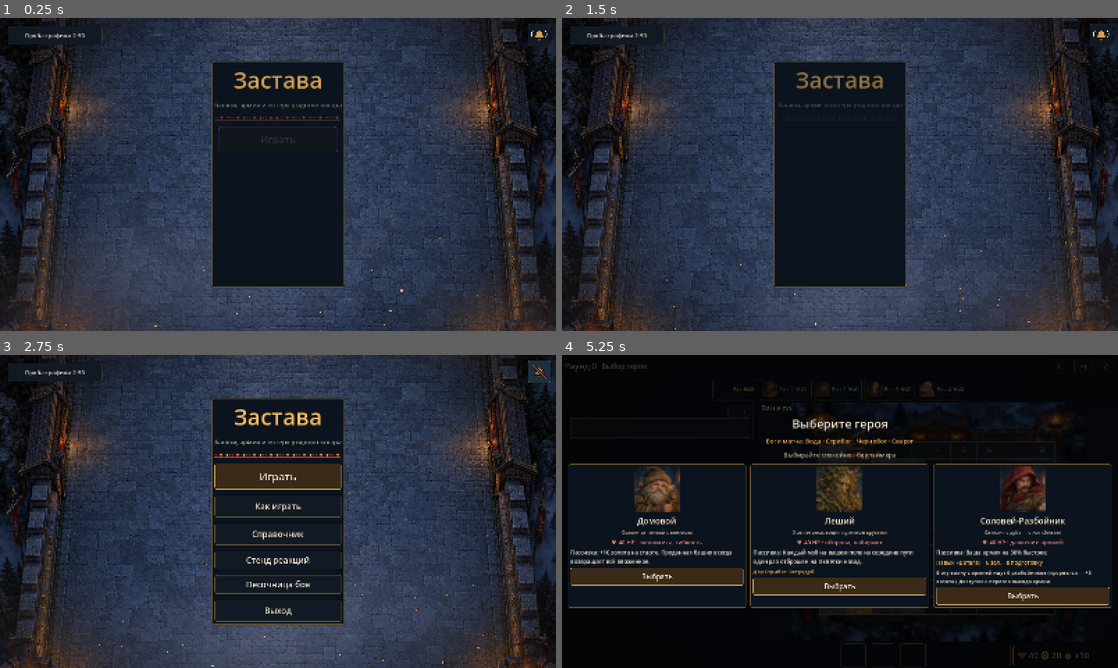
Above: before the commit, frames 1-4 (two rows, left to right).
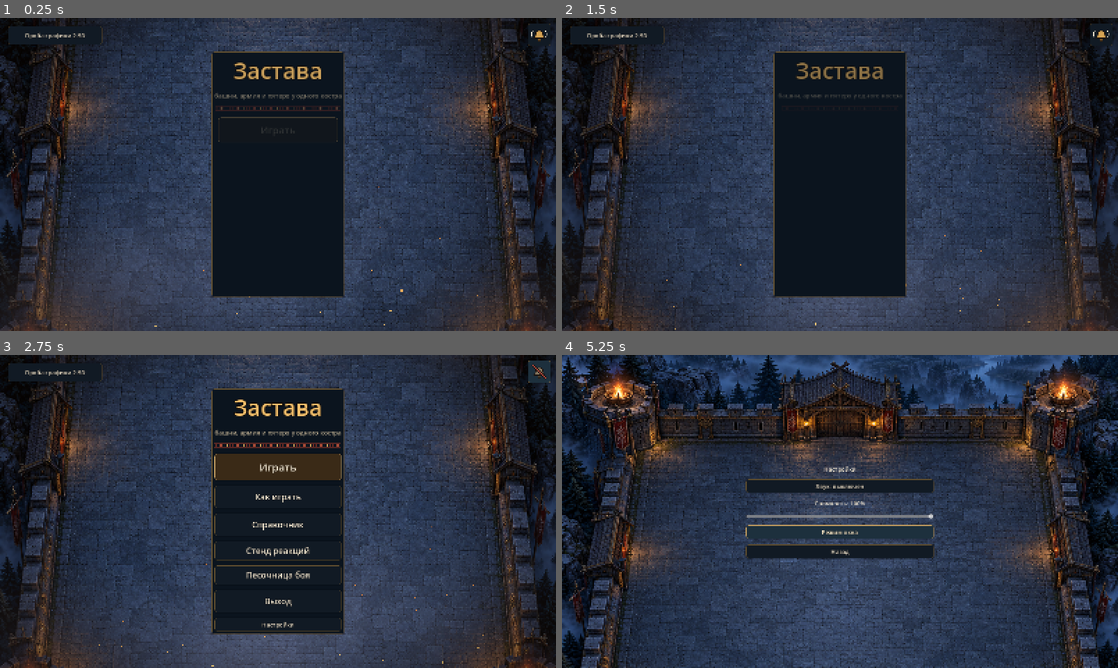
Above: after the commit, the same moments.

Repository: mewin1/godot-game
Game: Godot game, scene res://scenes/main_menu.tscn
Two runs of this game, one before a commit and one after it. Both use one fixed random seed, a clock stepped at 60 frames per second and the inputs below.
Inputs (mouse positions are in pixels of both pictures, inside the frame that each line leads up to):
- Up to frame 1 (0.25 s): no input
- Up to frame 2 (1.5 s): click "Справочник" at 0.5 s; click "Назад" at 1.25 s
- Up to frame 3 (2.75 s): click (539, 370) at 2 s
- Up to frame 4 (5.25 s): click (840, 624) at 2.75 s, where only the run after the commit has a clickable "Настройки"; click (840, 486) at 3.5 s, where only the run after the commit has a clickable "Звук: выключен"; click (840, 486) at 4.25 s, where only the run after the commit has a clickable "Звук: включён"; click (840, 533) at 5 s, where only the run after the commit has a clickable "Полный экран"

The runs differ from the first frame. In frame 1, 3.1% of the frame differs, in the area x 38-62%, y 10-90%; in frame 2, 2.5%; in frame 3, 6.4%; in frame 4, 83%, in the area x 0-100%, y 0-100%.

Commit message:
Настройки: громкость эффектов, переключение окна, экран настроек

Diff:
--- /dev/null
+++ b/scenes/settings.tscn
@@ -0,0 +1,12 @@
+[gd_scene load_steps=2 format=3]
+
+[ext_resource type="Script" path="res://src/ui/settings.gd" id="1_settings"]
+
+[node name="Settings" type="Control"]
+layout_mode = 3
+anchors_preset = 15
+anchor_right = 1.0
+anchor_bottom = 1.0
+grow_horizontal = 2
+grow_vertical = 2
+script = ExtResource("1_settings")
--- a/src/ui/main_menu.gd
+++ b/src/ui/main_menu.gd
@@ -31,6 +31,11 @@
 	_sandbox_button.pressed.connect(_on_sandbox_pressed)
 	_quit_button.pressed.connect(_on_quit_button_pressed)
 	_sound_button.pressed.connect(_on_sound_button_pressed)
+	var settings_button: Button = Button.new()
+	settings_button.text = "Настройки"
+	settings_button.pressed.connect(_on_settings_pressed)
+	_menu.add_child(settings_button)
+	UiFx.add_press_feedback(settings_button)
 	for button: Button in [_play_button, _how_to_button, _heroes_button, _lab_button, _quit_button,
 			_sound_button]:
 		UiFx.add_press_feedback(button)
@@ -84,6 +89,11 @@
 	_sound_bank.play(&"click")
 
 
+func _on_settings_pressed() -> void:
+	_sound_bank.play(&"click")
+	ScenePaths.go_to(get_tree(), ScenePaths.SETTINGS)
+
+
 func _on_lab_pressed() -> void:
 	ScenePaths.go_to(get_tree(), ScenePaths.REACTION_LAB)
 
--- a/src/ui/scene_paths.gd
+++ b/src/ui/scene_paths.gd
@@ -9,6 +9,7 @@
 const COMBAT_SANDBOX: String = "res://scenes/combat_sandbox.tscn"
 const HEROES: String = "res://scenes/heroes_gallery.tscn"
 const VISUAL_SLICE: String = "res://scenes/visual_slice.tscn"
+const SETTINGS: String = "res://scenes/settings.tscn"
 
 
 ## Переход на другую сцену с проверкой ошибки.
--- a/src/ui/screen_fit.gd
+++ b/src/ui/screen_fit.gd
@@ -11,3 +11,11 @@
 	var target: Vector2i = PORTRAIT if window.size.y > window.size.x else LANDSCAPE
 	if window.content_scale_size != target:
 		window.content_scale_size = target
+
+
+static func is_fullscreen(window: Window) -> bool:
+	return window.mode == Window.MODE_FULLSCREEN
+
+
+static func set_fullscreen(window: Window, enabled: bool) -> void:
+	window.mode = Window.MODE_FULLSCREEN if enabled else Window.MODE_WINDOWED
--- /dev/null
+++ b/src/ui/settings.gd
@@ -0,0 +1,99 @@
+extends Control
+## Экран настроек: звук, громкость, полноэкранный режим. Раскладка строится кодом,
+## чтобы не зависеть от правок сцены в редакторе.
+
+var _sound_bank: SoundBank
+var _sound_button: Button
+var _volume_label: Label
+var _fullscreen_button: Button
+
+
+func _ready() -> void:
+	ScreenFit.apply(get_window())
+	theme = DuskTheme.create()
+	_sound_bank = SoundBank.new()
+	add_child(_sound_bank)
+	_build_ui()
+
+
+func _notification(what: int) -> void:
+	if what == NOTIFICATION_RESIZED and is_inside_tree():
+		ScreenFit.apply(get_window())
+
+
+func _build_ui() -> void:
+	var background: TextureRect = TextureRect.new()
+	background.texture = CourtyardPainter.ENVIRONMENT
+	background.set_anchors_preset(Control.PRESET_FULL_RECT)
+	add_child(background)
+
+	var center: CenterContainer = CenterContainer.new()
+	center.set_anchors_preset(Control.PRESET_FULL_RECT)
+	add_child(center)
+
+	var box: VBoxContainer = VBoxContainer.new()
+	box.custom_minimum_size = Vector2(540, 0)
+	box.add_theme_constant_override("separation", 18)
+	center.add_child(box)
+
+	var title: Label = Label.new()
+	title.text = "Настройки"
+	title.horizontal_alignment = HORIZONTAL_ALIGNMENT_CENTER
+	box.add_child(title)
+
+	_sound_button = Button.new()
+	_sound_button.pressed.connect(_toggle_sound)
+	box.add_child(_sound_button)
+
+	_volume_label = Label.new()
+	_volume_label.horizontal_alignment = HORIZONTAL_ALIGNMENT_CENTER
+	box.add_child(_volume_label)
+
+	var slider: HSlider = HSlider.new()
+	slider.min_value = 0.0
+	slider.max_value = 100.0
+	slider.step = 1.0
+	slider.value = SoundBank.get_volume()
+	slider.value_changed.connect(_on_volume_changed)
+	box.add_child(slider)
+
+	_fullscreen_button = Button.new()
+	_fullscreen_button.pressed.connect(_toggle_fullscreen)
+	box.add_child(_fullscreen_button)
+
+	var back: Button = Button.new()
+	back.text = "Назад"
+	back.pressed.connect(_go_back)
+	box.add_child(back)
+
+	_refresh_labels()
+	for button: Button in [_sound_button, _fullscreen_button, back]:
+		UiFx.add_press_feedback(button)
+
+
+func _toggle_sound() -> void:
+	SoundBank.set_muted(not SoundBank.is_muted())
+	_refresh_labels()
+	_sound_bank.play(&"click")
+
+
+func _on_volume_changed(value: float) -> void:
+	SoundBank.set_volume(int(value))
+	_refresh_labels()
+
+
+func _toggle_fullscreen() -> void:
+	ScreenFit.set_fullscreen(get_window(), not ScreenFit.is_fullscreen(get_window()))
+	_refresh_labels()
+
+
+func _go_back() -> void:
+	_sound_bank.play(&"click")
+	ScenePaths.go_to(get_tree(), ScenePaths.MAIN_MENU)
+
+
+func _refresh_labels() -> void:
+	_sound_button.text = "Звук: выключен" if SoundBank.is_muted() else "Звук: включён"
+	_volume_label.text = "Громкость: %d%%" % SoundBank.get_volume()
+	_fullscreen_button.text = "Режим окна" if ScreenFit.is_fullscreen(get_window()) \
+			else "Полный экран"
--- a/src/view/sound_bank.gd
+++ b/src/view/sound_bank.gd
@@ -12,6 +12,8 @@
 const VOLUME_DB: float = -8.0
 
 static var _is_muted: bool = false
+## Общая громкость эффектов в процентах (0–100), сохраняется вместе с mute.
+static var _volume_percent: int = 100
 static var _is_settings_loaded: bool = false
 ## Звуки генерируются один раз за запуск игры (~50 мс) и дальше общие для всех сцен.
 static var _streams: Dictionary[StringName, AudioStreamWAV] = {}
@@ -36,6 +38,20 @@
 	settings.set_value("audio", "muted", muted)
 	if settings.save(SETTINGS_PATH) != OK:
 		push_warning("Не удалось сохранить настройки звука")
+
+
+static func get_volume() -> int:
+	_load_settings()
+	return _volume_percent
+
+
+static func set_volume(percent: int) -> void:
+	_volume_percent = clampi(percent, 0, 100)
+	var settings: ConfigFile = ConfigFile.new()
+	settings.load(SETTINGS_PATH)
+	settings.set_value("audio", "volume", _volume_percent)
+	if settings.save(SETTINGS_PATH) != OK:
+		push_warning("Не удалось сохранить громкость")
 
 
 func _ready() -> void:
@@ -54,7 +70,7 @@
 
 ## Играет звук по id, если звук включён и этот звук не звучал только что.
 func play(sound_id: StringName, pitch_spread: float = 0.06) -> void:
-	if is_muted() or not _streams.has(sound_id):
+	if is_muted() or _volume_percent <= 0 or not _streams.has(sound_id):
 		return
 	if _clock - _last_played.get(sound_id, -1.0) < MIN_INTERVAL:
 		return
@@ -62,7 +78,8 @@
 	var player: AudioStreamPlayer = _players[_next_player]
 	_next_player = (_next_player + 1) % _players.size()
 	player.stream = _streams[sound_id]
-	player.volume_db = VOLUME_DB + _volumes.get(sound_id, 0.0)
+	player.volume_db = VOLUME_DB + _volumes.get(sound_id, 0.0) \
+			+ linear_to_db(_volume_percent / 100.0)
 	player.pitch_scale = 1.0 + randf_range(-pitch_spread, pitch_spread)
 	player.play()
 
@@ -74,6 +91,7 @@
 	var settings: ConfigFile = ConfigFile.new()
 	if settings.load(SETTINGS_PATH) == OK:
 		_is_muted = settings.get_value("audio", "muted", false)
+		_volume_percent = settings.get_value("audio", "volume", 100)
 
 
 #region Синтез
Not shown, added: src/ui/settings.gd.uid
